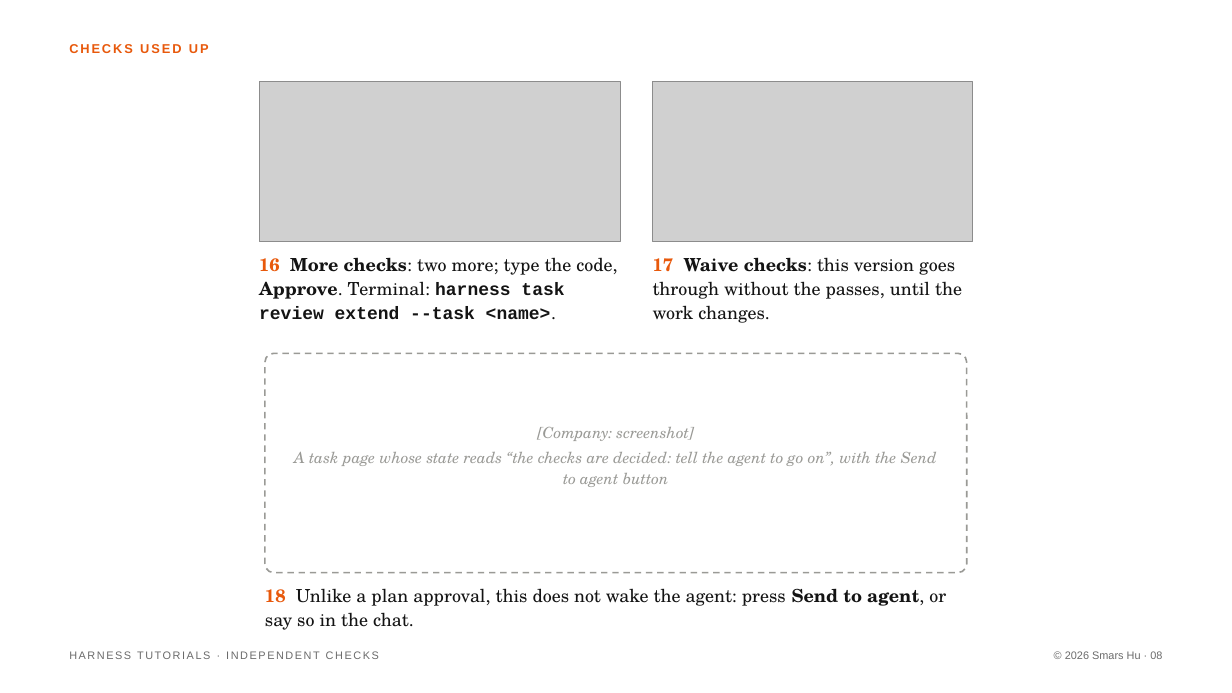
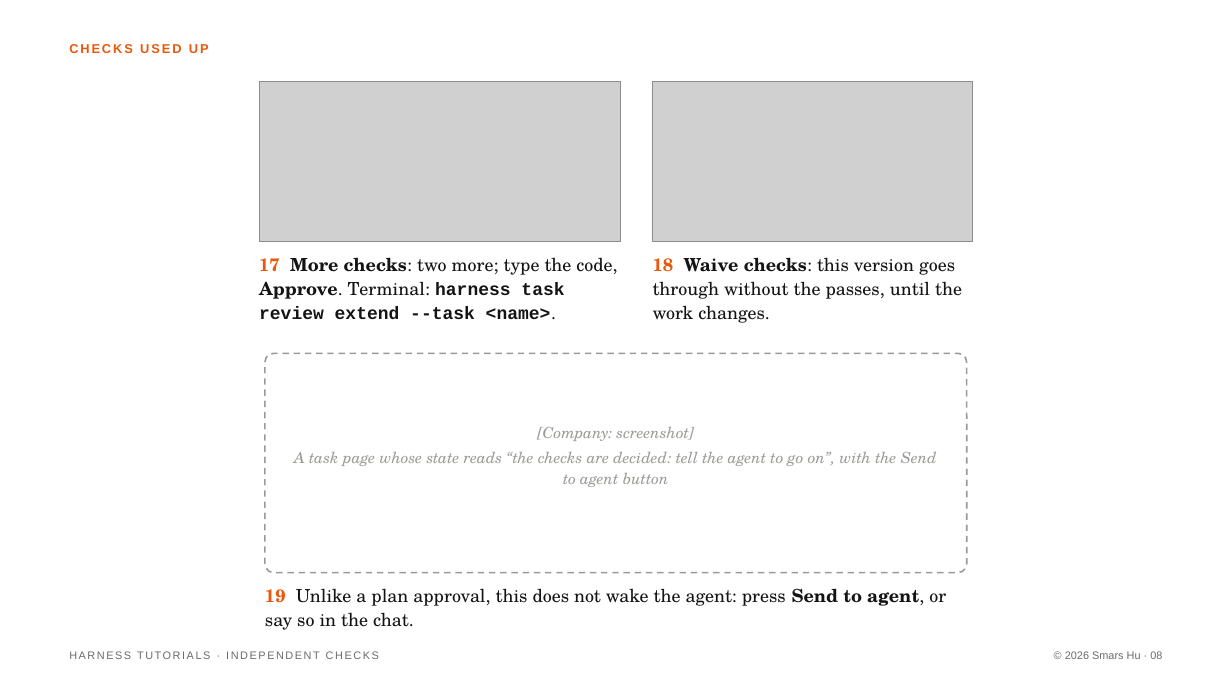
Before and after one commit to Smars-Bin-Hu/ai-exploration, a slide deck: slide 8 of source/tutorials/4_checks.pptx. Drawn at 1232x693 pixels with LibreOffice and Linux fonts; fonts in the diff are those of the drawing; grey boxes stand for pictures. Boxes give left, top, right and bottom in pixels: in the first picture for what was removed or moved away, otherwise in the second. Text is boxed around its words. In the diff, an @@ line names an element or a change of style, - is before the commit and + after.

```diff
--- a/source/tutorials/4_checks.pptx
+++ b/source/tutorials/4_checks.pptx
@@ text at (259,257,617,319): text changed @@
-16 More checks: two more; type the code, Approve. Terminal: harness task review extend --task <name>.
+17 More checks: two more; type the code, Approve. Terminal: harness task review extend --task <name>.
@@ text at (653,257,962,323): text changed @@
-17 Waive checks: this version goes through without the passes, until the work changes.
+18 Waive checks: this version goes through without the passes, until the work changes.
@@ text at (265,588,946,630): text changed @@
-18 Unlike a plan approval, this does not wake the agent: press Send to agent, or say so in the chat.
+19 Unlike a plan approval, this does not wake the agent: press Send to agent, or say so in the chat.
```
Also in this commit, not shown: 7 other slides changed, 2 other files.
